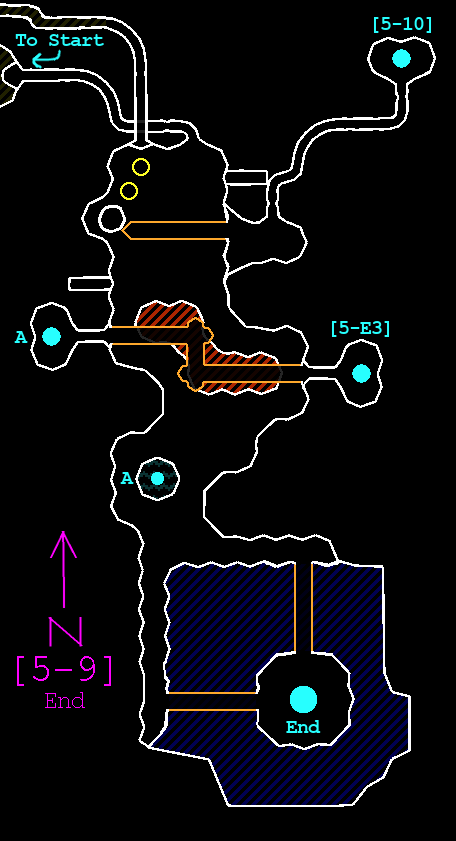
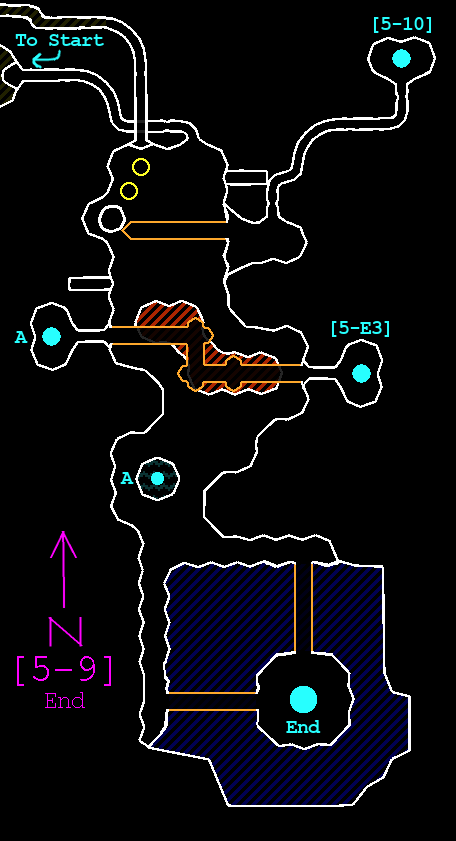
The second w=456, h=841 image is a revision of the first. Changes to its layers:
painted on "Portals Etc" over <box>225,355,242,392</box>
painted on "Lava" over <box>225,356,241,390</box>
